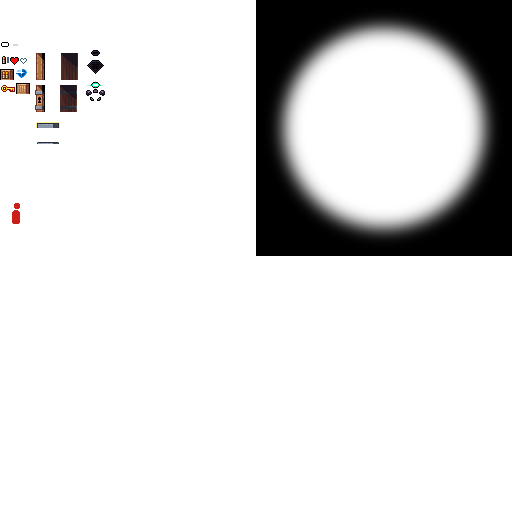
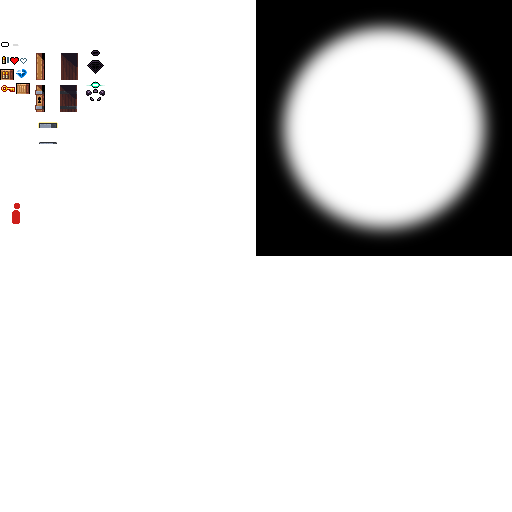
Before/after of a 512 × 512 layered artwork. What changed in the layer stack:
painted on "tiles" over [36, 122, 60, 144]
